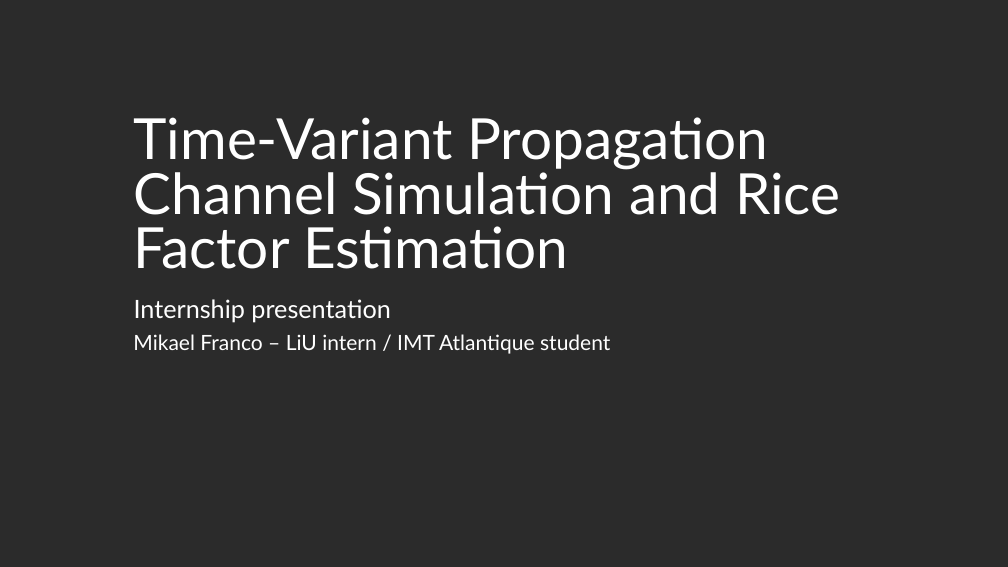
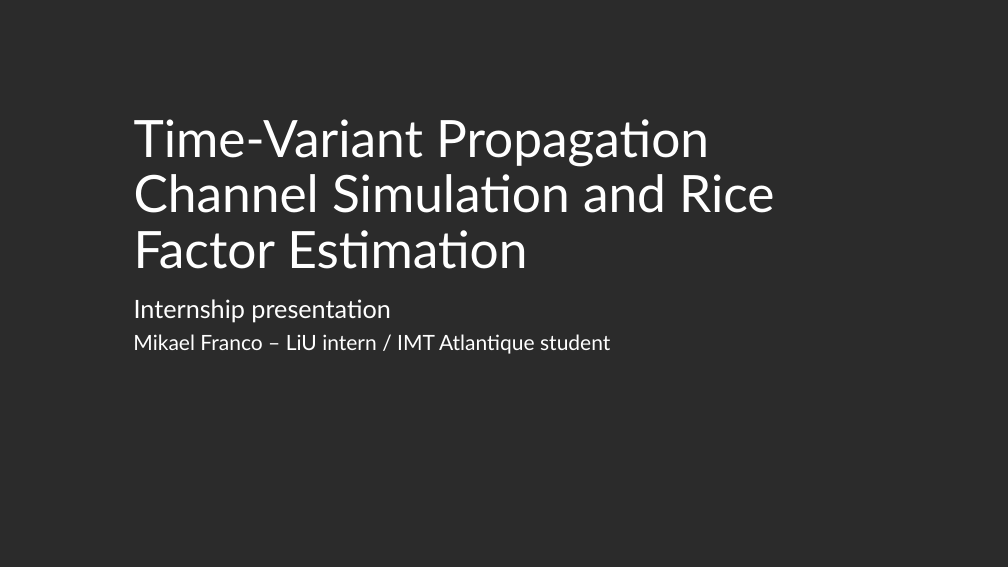
Before and after one commit to FORTRANMAS83R/vehicular-canal-estimator, a slide deck: slide 1 of doc/pres.odp. Drawn at 1008x567 pixels with LibreOffice and Linux fonts; fonts in the diff are those of the drawing; background and template pictures are left out; a plain dark background stands for a picture behind light text. Boxes give left, top, right and bottom in pixels: in the first picture for what was removed or moved away, otherwise in the second. Text is boxed around its words. In the diff, an @@ line names an element or a change of style, - is before the commit and + after.

```diff
--- a/doc/pres.odp
+++ b/doc/pres.odp
@@ title "Time-Variant Propagation Channel Simulation and ..." at (134, 119, 774, 269): size 54 to 49 pt; line spacing 0.8 to 0.9 @@
```
Also in this commit, not shown: 1 slide added, 1 slide removed, 1 other file.
